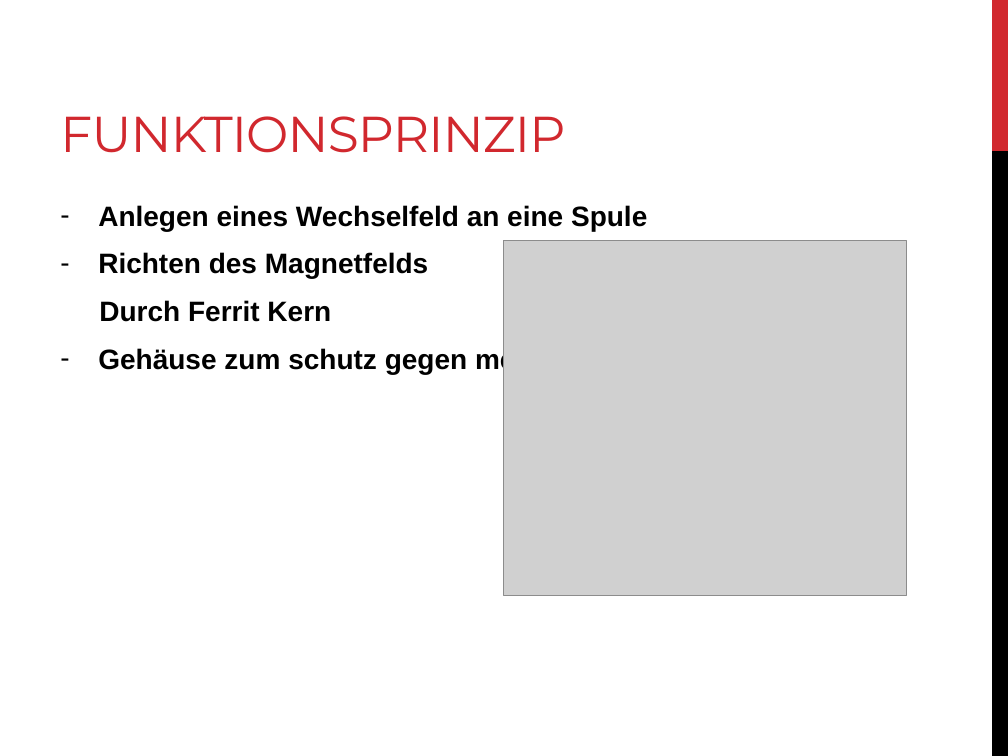
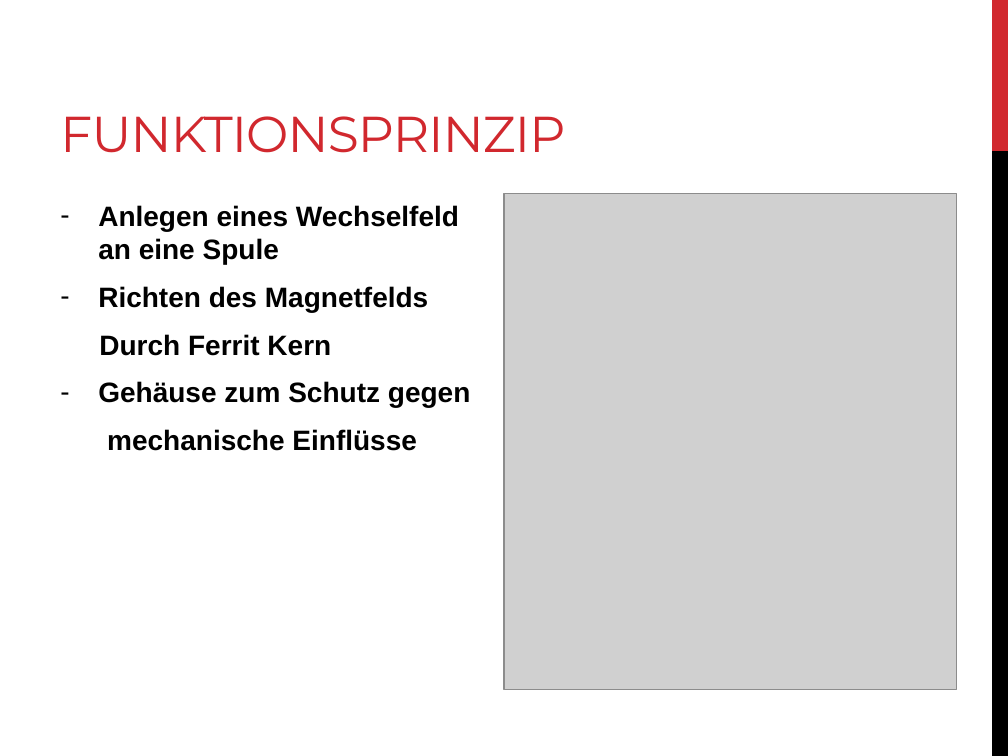
Before and after one commit to anpait00/TIB6, a slide deck: slide 4 of induktiv_sensoren.pptx. Drawn at 1008x756 pixels with LibreOffice and Linux fonts; fonts in the diff are those of the drawing; grey boxes stand for pictures. Boxes give left, top, right and bottom in pixels: in the first picture for what was removed or moved away, otherwise in the second. Text is boxed around its words. In the diff, an @@ line names an element or a change of style, - is before the commit and + after.

Commit message:
fixxed typos

```diff
--- a/induktiv_sensoren.pptx
+++ b/induktiv_sensoren.pptx
@@ picture resized from (x1=504, y1=241, x2=906, y2=597) to (x1=504, y1=194, x2=957, y2=689) @@
@@ text at (x1=98, y1=381, x2=470, y2=451): text changed @@
-– Gehäuse zum schutz gegen mecahsncihe einflüsse
+– Gehäuse zum Schutz gegen
+mechanische Einflüsse
```
Also in this commit, not shown: 2 other slides changed.
